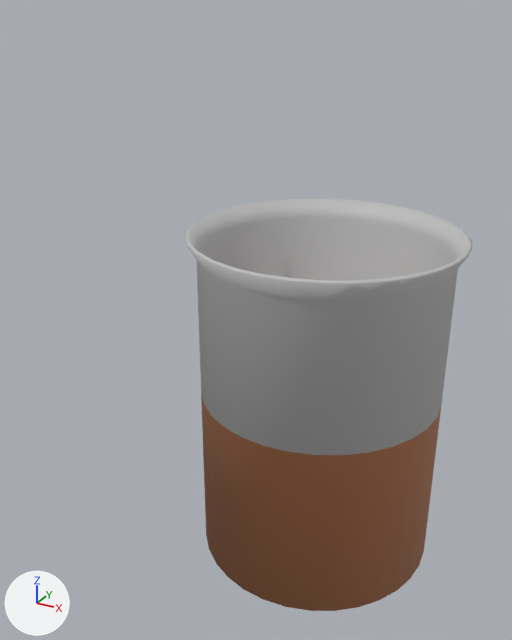
What one commit did to the OBJ model models/object1140.obj.
Rendered twice from a 50 mm camera at (2.18, -2.44, 1.47) aimed at (0.83, 0.01, 0.24). Lighting does not change. The marker at lower left points along +X, +Y and +Z. Where no turn or scale is listed for an object, it has been applied to the vertices. Vertices at the same position are counted once.
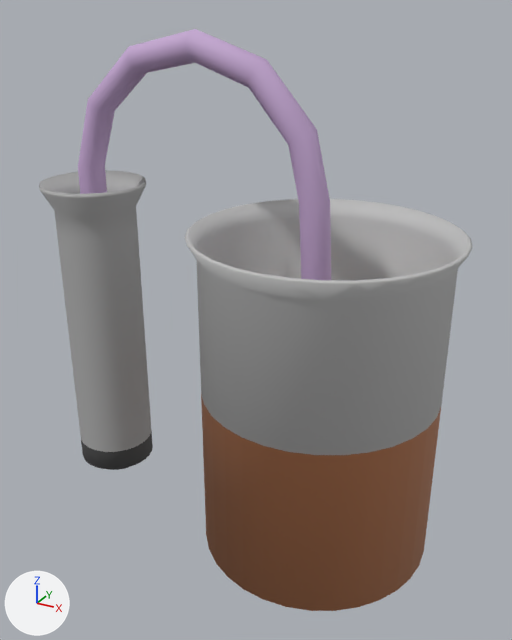
Location of each change, [x1, y1, x2, y2] in pixels of the pictures (512 x 640 px; the box of a moved part takes in the faces that stretch with it):
'object1140', reshaped (50% wider, 41% taller)
    before: [184, 199, 473, 611]
    after: [39, 29, 473, 611]
part 1 of me_object1140, added
    after: [39, 170, 153, 470]
part 2 of me_object1140, added (purple)
    after: [78, 29, 331, 280]
part 3 of me_object1140, moved or reshaped
    both: [185, 200, 458, 562]

What the commit changed:
Material 'Material' (mat_material) is new.
Its base color is (0.552, 0.383, 0.64) (purple #c4a6d1).
Its roughness is 0.69.
Material 'Material.000' (mat_material_000) is new.
Its base color is (0.41, 0.41, 0.41) (grey #acacac).
Its roughness is 0.7.
Material 'Material.001' (mat_material_001) is new.
Its base color is (0.0697, 0.0697, 0.0697) (dark grey #4b4b4b).
Its roughness is 0.696.
me_object1140 is used by ob_object1140; location (0.0, 0.0, 0.0).
me_object1140 had 256 vertices, 568 faces and spanned x 0.604..1.69, y -0.543..0.543, z -0.741..0.68.
me_object1140 now has 2144 vertices, 4336 faces and spans x -0.237..1.69, y -0.543..0.543, z -0.741..1.397.
me_object1140 part 1: a new loose piece of 1024 vertices spanning x -0.237..0.237, y -0.237..0.237, z -0.734..0.754.
me_object1140 part 2: a new loose piece of 864 vertices spanning x -0.062..1.209, y -0.059..0.059, z -0.127..1.397, in mat_material (purple #c4a6d1).
Part 3, on me_object1140:
107 faces are deleted.
58 new faces join them, mat_material_002 (grey #bebebe).
49 new faces join them, mat_material_003 (orange #be7d55).
me_object1140 now uses material mat_material (purple #c4a6d1).
me_object1140 now uses material mat_material_001 (dark grey #4b4b4b).
me_object1140 now uses material mat_material_000 (grey #acacac).
